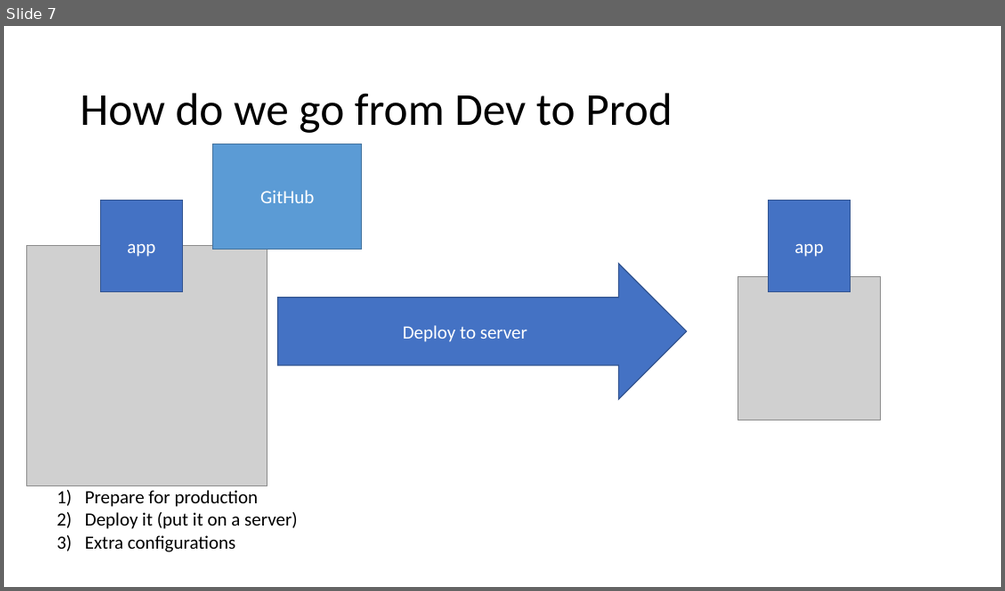
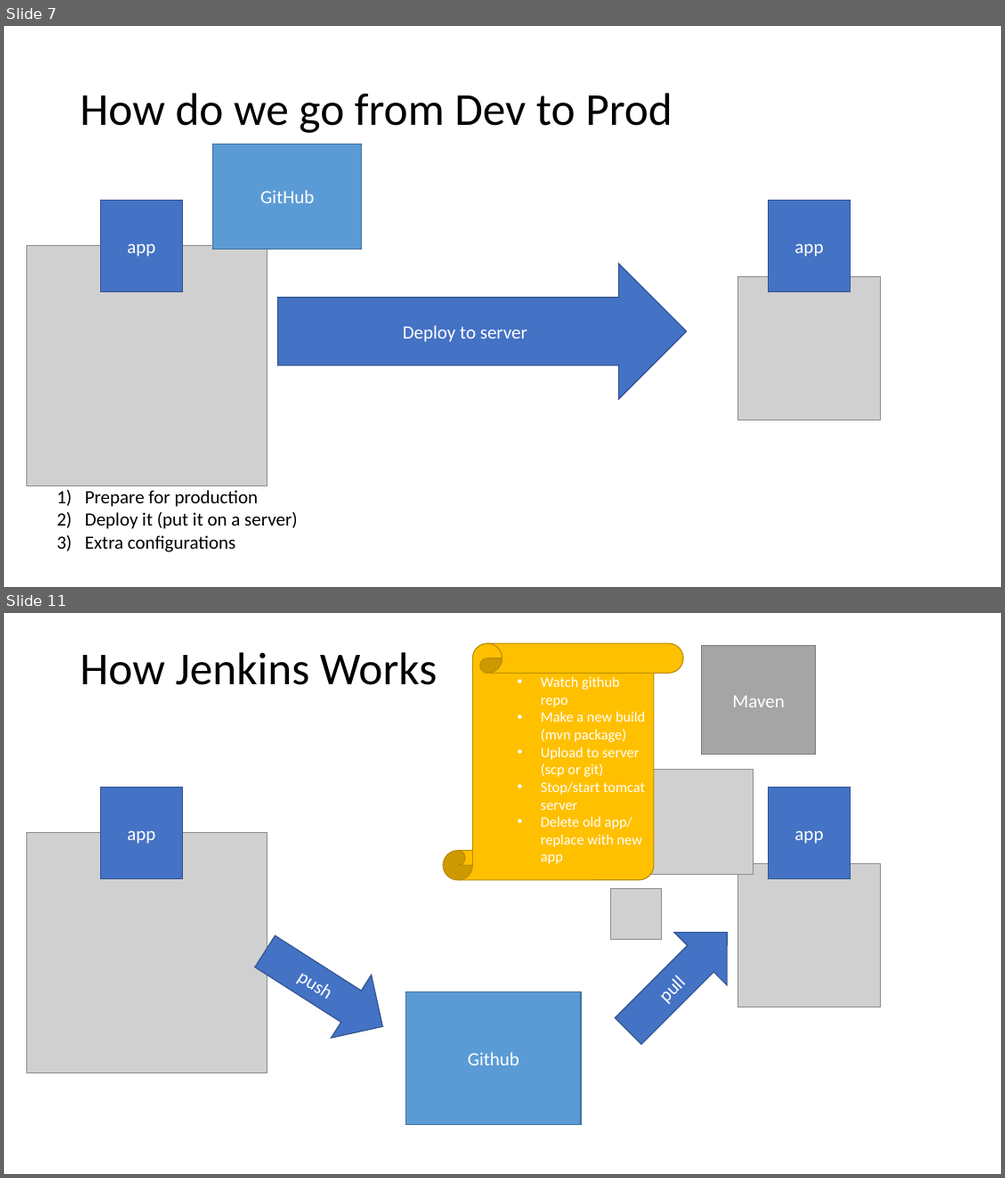
Before and after one commit to 200914ROC2/Training, a slide deck: 7Week-DevOps-AWS/7w-aws-devops.pptx. Shown one above the other, each under a label of ours: slide 7 before the commit, slides 7 and 11 after it; the slides between them are not shown. The pictures are 1005x591 and 1005x1178 pixels, drawn with LibreOffice and Linux fonts; fonts in the diff are those of the drawing; grey boxes stand for pictures. Boxes give left, top, right and bottom in pixels: in the first picture for what was removed or moved away, otherwise in the second. Text is boxed around its words. In the diff, an @@ line names an element or a change of style, - is before the commit and + after.

```diff
--- a/7Week-DevOps-AWS/7w-aws-devops.pptx
+++ b/7Week-DevOps-AWS/7w-aws-devops.pptx
@@ slide 11 added at <box>4,613,1001,1174</box>, background #FFFFFF @@
@@ title added at <box>80,652,437,685</box>, 44 pt, text #000000 @@
+How Jenkins Works
@@ vertical scroll added at <box>443,643,683,880</box>, fill #FFC000, outline #BD8E00 1 pt, 14 pt, text #FFFFFF @@
+  • Watch github repo
+  • Make a new build (mvn package)
+  • Upload to server (scp or git)
+  • Stop/start tomcat server
+  • Delete old app/ replace with new app
@@ rectangle added at <box>702,646,816,755</box>, fill #A5A5A5, outline #7A7A7A 1 pt, 18 pt, text #FFFFFF @@
+Maven
@@ picture added at <box>647,770,752,874</box> @@
@@ rectangle added at <box>100,787,183,878</box>, fill #4472C4, outline #325491 1 pt, 18 pt, text #FFFFFF @@
+app
@@ rectangle added at <box>769,787,850,878</box>, fill #4472C4, outline #325491 1 pt, 18 pt, text #FFFFFF @@
+app
@@ picture added at <box>27,833,267,1073</box> @@
@@ picture added at <box>737,863,881,1006</box> @@
@@ right arrow added at <box>602,906,754,1057</box>, fill #4472C4, outline #325491 1 pt, 18 pt, text #FFFFFF @@
+pull
@@ picture added at <box>610,888,662,939</box> @@
@@ right arrow added at <box>244,920,403,1058</box>, fill #4472C4, outline #325491 1 pt, 18 pt, text #FFFFFF @@
+push
@@ rectangle added at <box>406,991,582,1124</box>, fill #5B9BD5, outline #43739E 1 pt, 18 pt, text #FFFFFF @@
+Github
```
Also in this commit, not shown: 3 slides changed, 5 other slides added.
